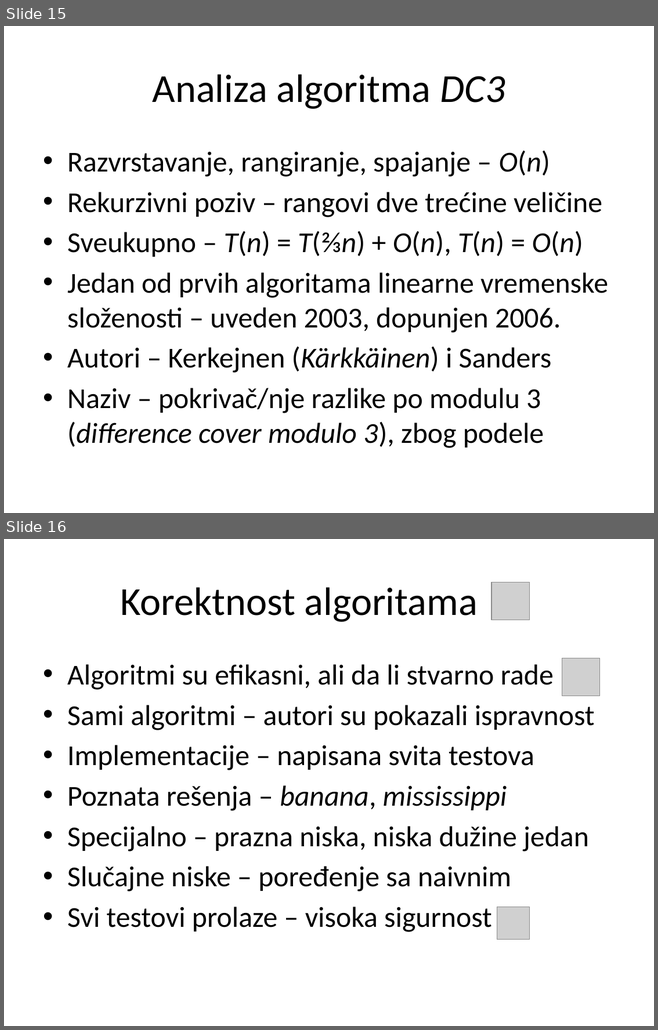
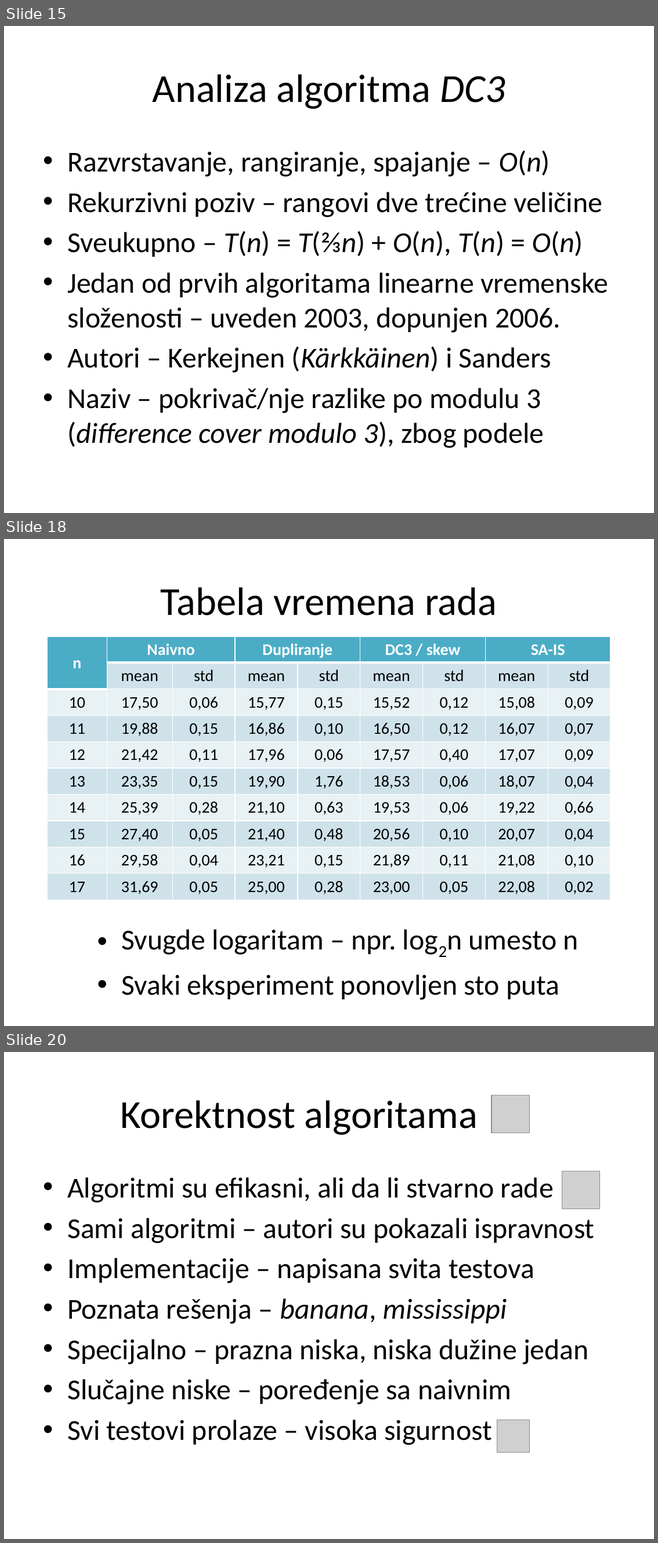
Before and after one commit to matfija/Sufiksni-niz, a slide deck: seminar/sufiksni.pptx. Shown one above the other, each under a label of ours: slides 15 and 16 before the commit, slides 15, 18 and 20 after it; the slides between them are not shown. The pictures are 658x1030 and 658x1543 pixels, drawn with LibreOffice and Linux fonts; fonts in the diff are those of the drawing; grey boxes stand for pictures. Boxes give left, top, right and bottom in pixels: in the first picture for what was removed or moved away, otherwise in the second. Text is boxed around its words. In the diff, an @@ line names an element or a change of style, - is before the commit and + after.

```diff
--- a/seminar/sufiksni.pptx
+++ b/seminar/sufiksni.pptx
@@ slide 18 added at [4,539,654,1026], background #FFFFFF @@
@@ title added at [161,587,496,616], 44 pt, text #000000 @@
+Tabela vremena rada
@@ table added at [48,636,610,900], 10 rows, 9 columns @@
+n | Naivno |  | Dupliranje |  | DC3 / skew |  | SA-IS | 
+ | mean | std | mean | std | mean | std | mean | std
+10 | 17,50 | 0,06 | 15,77 | 0,15 | 15,52 | 0,12 | 15,08 | 0,09
+11 | 19,88 | 0,15 | 16,86 | 0,10 | 16,50 | 0,12 | 16,07 | 0,07
+12 | 21,42 | 0,11 | 17,96 | 0,06 | 17,57 | 0,40 | 17,07 | 0,09
+13 | 23,35 | 0,15 | 19,90 | 1,76 | 18,53 | 0,06 | 18,07 | 0,04
+14 | 25,39 | 0,28 | 21,10 | 0,63 | 19,53 | 0,06 | 19,22 | 0,66
+15 | 27,40 | 0,05 | 21,40 | 0,48 | 20,56 | 0,10 | 20,07 | 0,04
+16 | 29,58 | 0,04 | 23,21 | 0,15 | 21,89 | 0,11 | 21,08 | 0,10
+17 | 31,69 | 0,05 | 25,00 | 0,28 | 23,00 | 0,05 | 22,08 | 0,02
@@ text added at [122,929,578,1000], 32 pt, text #000000 @@
+• Svugde logaritam – npr. log2n umesto n
+• Svaki eksperiment ponovljen sto puta
@@ what was slide 16 is now slide 20 @@
```
Also in this commit, not shown: 5 slides changed, 3 other slides added, 4 other files.
